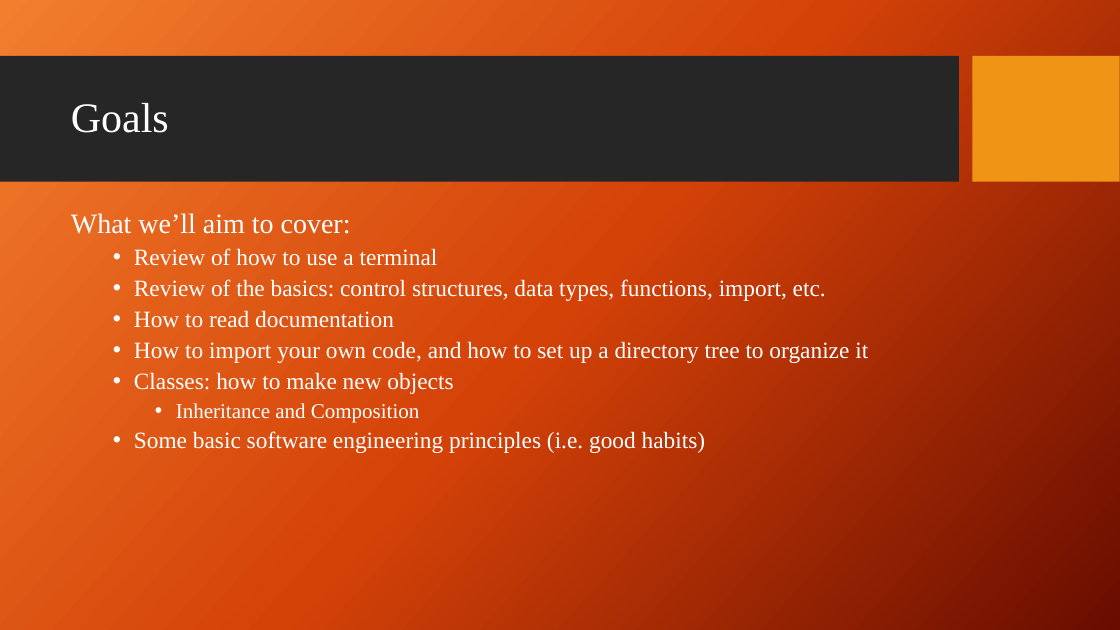
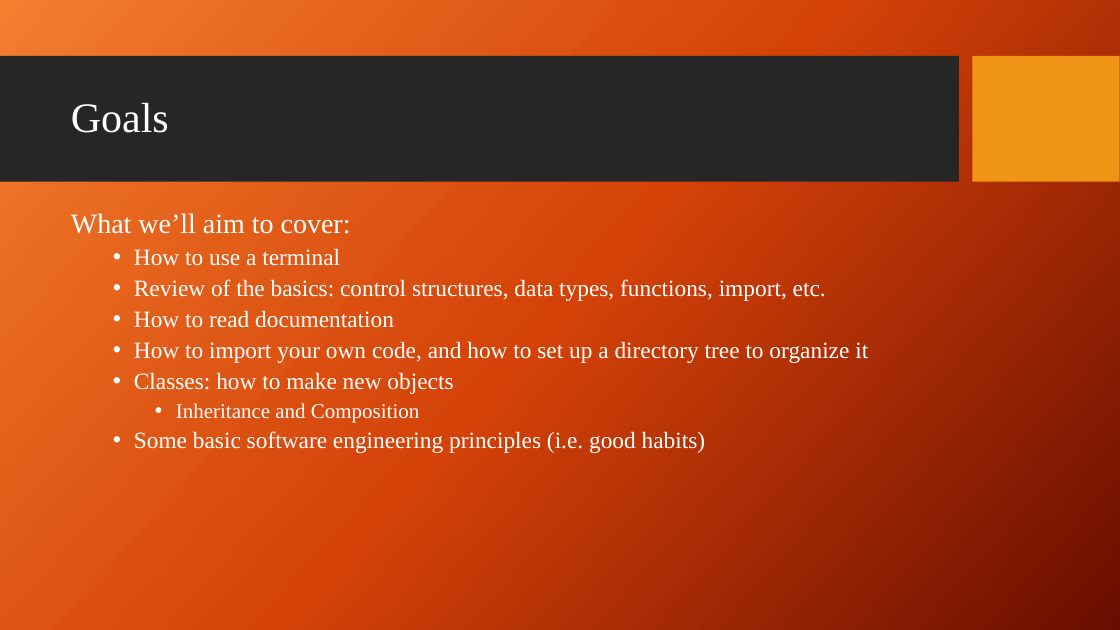
Before and after one commit to giganano/PythonBootcamp, a slide deck: slide 11 of slides/intro.pptx. Drawn at 1120x630 pixels with LibreOffice and Linux fonts; fonts in the diff are those of the drawing; background and template pictures are left out. Boxes give left, top, right and bottom in pixels: in the first picture for what was removed or moved away, otherwise in the second. Text is boxed around its words. In the diff, an @@ line names an element or a change of style, - is before the commit and + after.

```diff
--- a/slides/intro.pptx
+++ b/slides/intro.pptx
@@ text at (134,248,340,266): text changed @@
-  • Review of how to use a terminal
+  • How to use a terminal
```
Also in this commit, not shown: 3 other slides changed, 8 other files.
